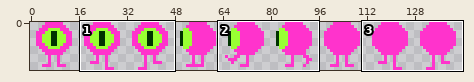
Sprite sheet, stored at assets/images/player.png. The first picture is a wide view before the edit; the outline marks the close-up.
Close-up. As it was:
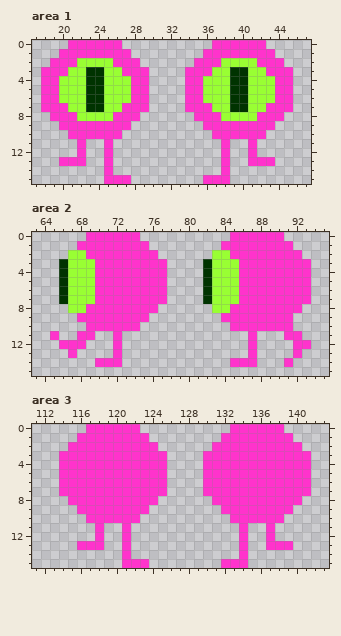
The file is 144x16 pixels. Shown: area 1: x 17..47, y 0..15; area 2: x 63..95, y 0..15; area 3: x 111..143, y 0..15.
After:
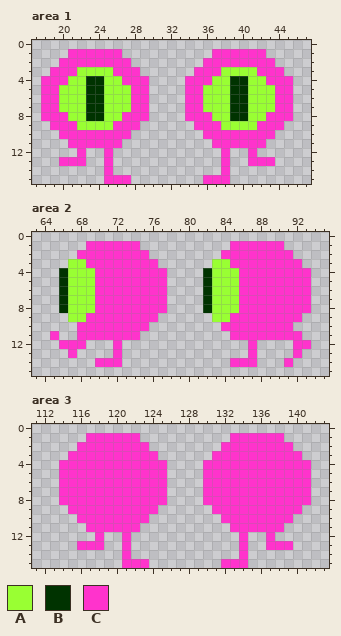
Palette (. is transparent): A #99ff33  B #003300  C #ff33cc
Edits made:
Area 1:
y 0: x 21..26 CCCCCC -> ......; x 37..42 CCCCCC -> ......
y 1: x 20 C -> .; x 27 C -> .; x 36 C -> .; x 43 C -> .
y 2: x 19 C -> .; x 22..25 AAAA -> CCCC; x 28 C -> .; x 35 C -> .; x 38..41 AAAA -> CCCC; x 44 C -> .
y 3: x 18 C -> .; x 21 A -> C; x 23..24 BB -> AA; x 26 A -> C; x 29 C -> .; x 34 C -> .; x 37 A -> C; x 39..40 BB -> AA; x 42 A -> C; x 45 C -> .
y 4: x 20 A -> C; x 27 A -> C; x 36 A -> C; x 43 A -> C
y 7: x 20 C -> A; x 27 C -> A; x 36 C -> A; x 43 C -> A
y 8: x 18 . -> C; x 21 C -> A; x 23..24 AA -> BB; x 26 C -> A; x 29 . -> C; x 34 . -> C; x 37 C -> A; x 39..40 AA -> BB; x 42 C -> A; x 45 . -> C
y 9: x 19 . -> C; x 22..25 CCCC -> AAAA; x 28 . -> C; x 35 . -> C; x 38..41 CCCC -> AAAA; x 44 . -> C
y 10: x 20 . -> C; x 27 . -> C; x 36 . -> C; x 43 . -> C
y 11: x 21 . -> C; x 23..24 .. -> CC; x 26 . -> C; x 37 . -> C; x 39..40 .. -> CC; x 42 . -> C
Area 2:
y 0: x 69..74 CCCCCC -> ......; x 85..90 CCCCCC -> ......
y 1: x 68 C -> .; x 75 C -> .; x 84 C -> .; x 91 C -> .
y 2: x 67..68 AA -> .C; x 76 C -> .; x 83..84 AA -> .C; x 92 C -> .
y 3: x 66 B -> .; x 69 A -> C; x 77 C -> .; x 82 B -> .; x 85 A -> C; x 93 C -> .
y 8: x 66 . -> B; x 69 C -> A; x 77 . -> C; x 82 . -> B; x 85 C -> A; x 93 . -> C
y 9: x 67..68 .C -> AA; x 76 . -> C; x 83..84 .C -> AA; x 92 . -> C
y 10: x 68 . -> C; x 75 . -> C; x 84 . -> C
y 11: x 70..71 .. -> CC; x 73..74 .. -> CC; x 85..86 .. -> CC; x 88..90 ... -> CCC
Area 3:
y 0: x 117..122 CCCCCC -> ......; x 133..138 CCCCCC -> ......
y 1: x 116 C -> .; x 123 C -> .; x 132 C -> .; x 139 C -> .
y 2: x 115 C -> .; x 124 C -> .; x 131 C -> .; x 140 C -> .
y 3: x 114 C -> .; x 125 C -> .; x 130 C -> .; x 141 C -> .
y 8: x 114 . -> C; x 125 . -> C; x 130 . -> C; x 141 . -> C
y 9: x 115 . -> C; x 124 . -> C; x 131 . -> C; x 140 . -> C
y 10: x 116 . -> C; x 123 . -> C; x 132 . -> C; x 139 . -> C
y 11: x 117 . -> C; x 119..120 .. -> CC; x 122 . -> C; x 133 . -> C; x 135..136 .. -> CC; x 138 . -> C
